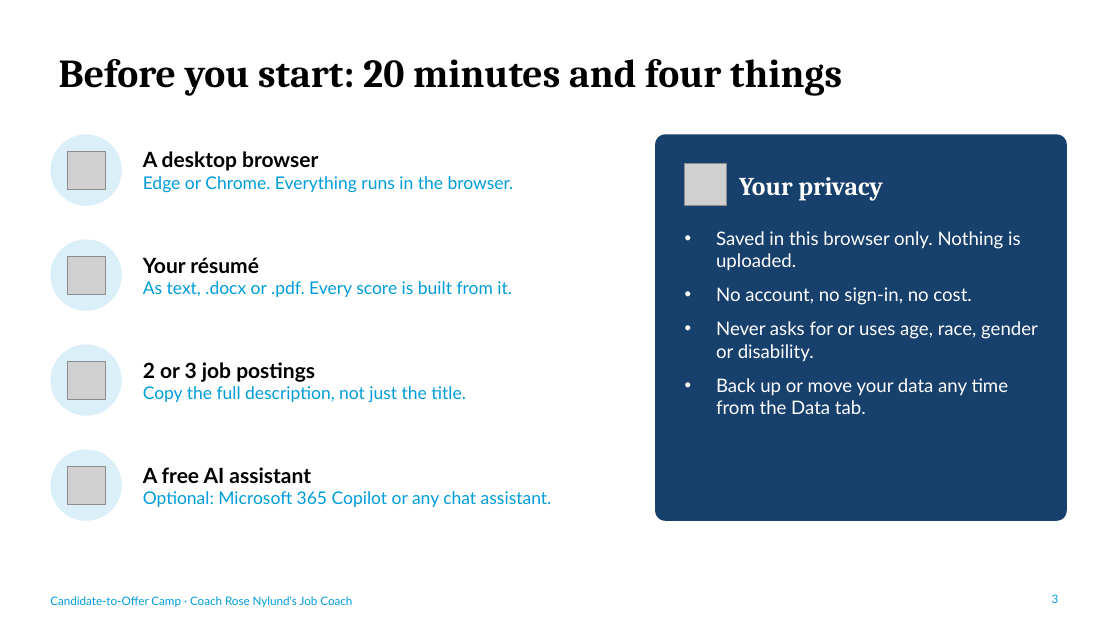
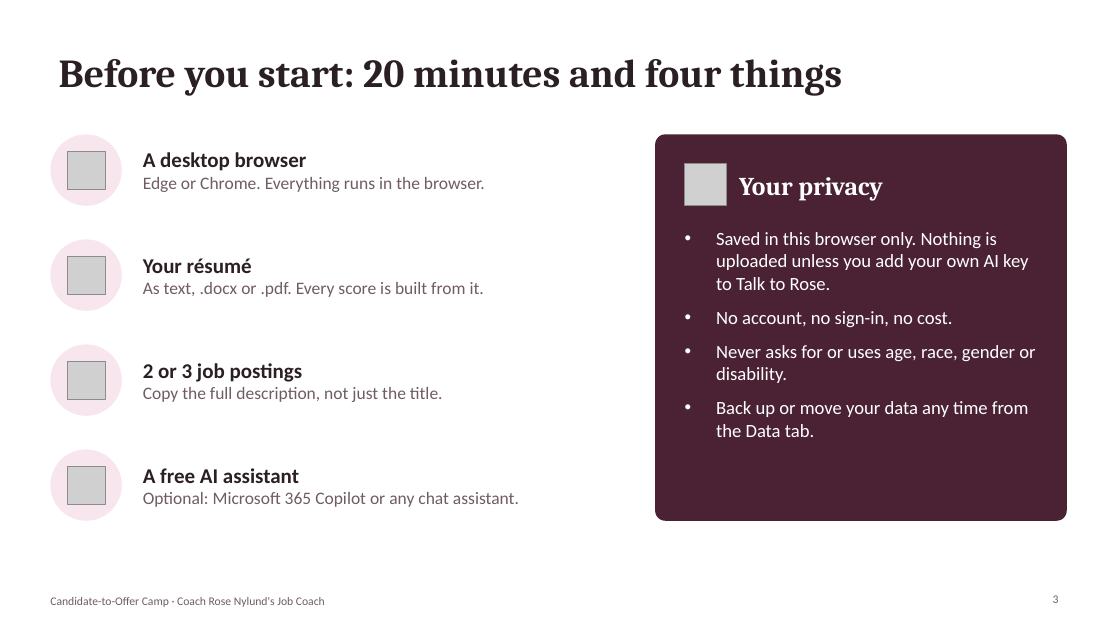
Before and after one commit to scaruana33-code/mock-interviews2, a slide deck: slide 3 of home/docs/Candidate-to-Offer-Camp-Guide-recording-script.ppsx. Drawn at 1120x630 pixels with LibreOffice and Linux fonts; fonts in the diff are those of the drawing; grey boxes stand for pictures. Boxes give left, top, right and bottom in pixels: in the first picture for what was removed or moved away, otherwise in the second. Text is boxed around its words. In the diff, an @@ line names an element or a change of style, - is before the commit and + after.

```diff
--- a/home/docs/Candidate-to-Offer-Camp-Guide-recording-script.ppsx
+++ b/home/docs/Candidate-to-Offer-Camp-Guide-recording-script.ppsx
@@ title "Before you start: 20 minutes ..." at box(59, 59, 842, 96): text colour #000000 to #2A1F24 @@
@@ text "A desktop browser" at box(143, 152, 485, 192): font Lato to Calibri; text colour #000000 to #2A1F24 in "A desktop browser"; text colour #009DD9 to #6F5C65 in "Edge or Chrome. Everything runs in the ..." @@
@@ rounded rectangle at box(655, 134, 1067, 521): fill #17406D to #4A2233 @@
@@ text "Your résumé" at box(143, 258, 484, 297): font Lato to Calibri; text colour #000000 to #2A1F24 in "Your résumé"; text colour #009DD9 to #6F5C65 in "As text, .docx or .pdf. Every score ..." @@
@@ text at box(716, 232, 1028, 290): text changed; font Lato to Calibri @@
-• Saved in this browser only. Nothing is uploaded.
+• Saved in this browser only. Nothing is uploaded unless you add your own AI key to Talk to Rose.
@@ text at box(716, 311, 1035, 437): font Lato to Calibri in "No account, no sign-in, no cost.", "Never asks for or uses age, race, ...", "Back up or move your data any ..." @@
@@ text "2 or 3 job postings" at box(143, 363, 443, 402): font Lato to Calibri; text colour #000000 to #2A1F24 in "2 or 3 job postings"; text colour #009DD9 to #6F5C65 in "Copy the full description, not just the ..." @@
@@ text "A free AI assistant" at box(143, 468, 519, 507): font Lato to Calibri; text colour #000000 to #2A1F24 in "A free AI assistant"; text colour #009DD9 to #6F5C65 in "Optional: Microsoft 365 Copilot or any chat ..." @@
@@ fill #DBEFF9 to #F7E6ED in 4 elements at box(50, 134, 122, 206), box(50, 239, 122, 311), box(50, 344, 122, 416), box(50, 450, 122, 521) @@
@@ text "Candidate-to-Offer Camp · Coach Rose ..." at box(50, 597, 325, 607): font Lato to Calibri, text colour #009DD9 to #6F5C65 @@
@@ page number at box(1053, 595, 1059, 603): font Lato to Calibri, text colour #009DD9 to #6F5C65 @@
```
Also in this commit, not shown: 16 other slides changed, 3 slides added, 18 other files.
